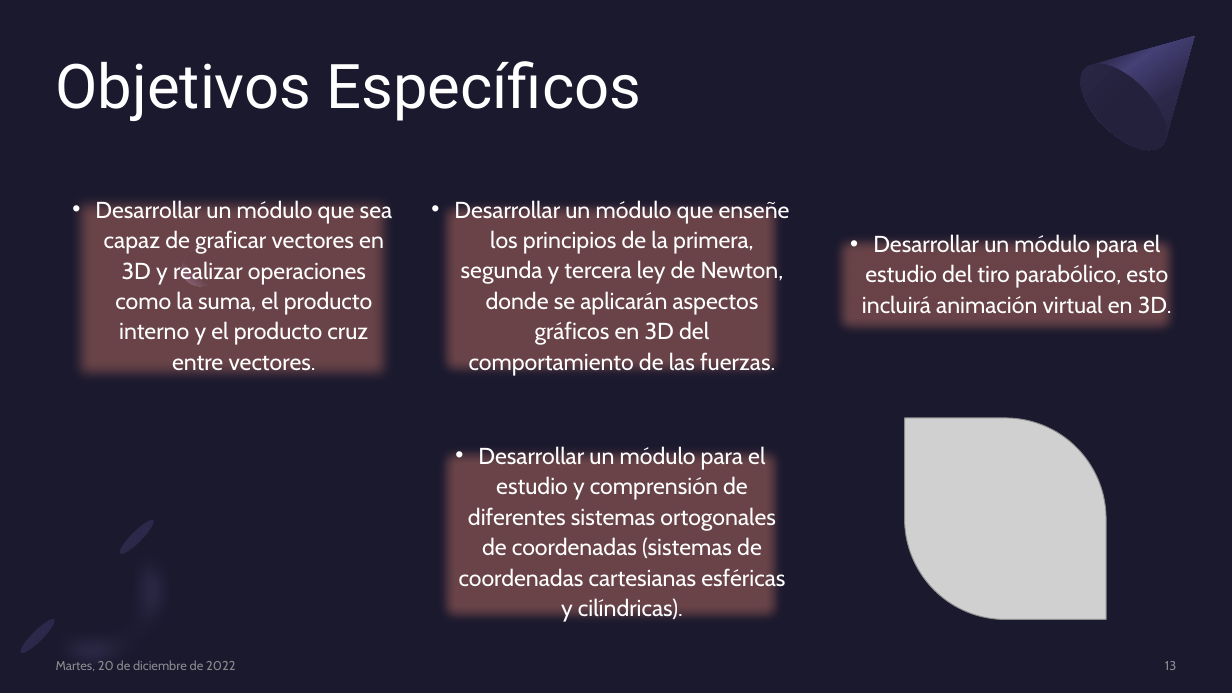
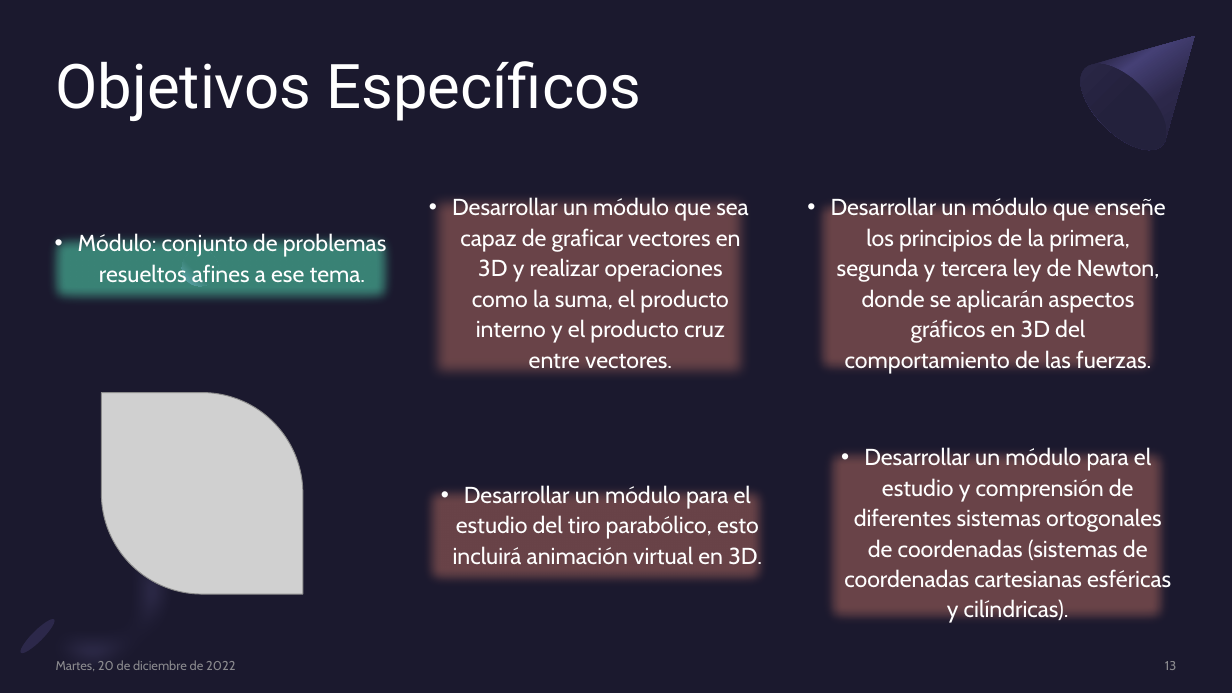
Before and after one commit to genzo-fz/TT_SSIG-3D, a slide deck: slide 13 of SSIG-3D.pptx. Drawn at 1232x693 pixels with LibreOffice and Linux fonts; fonts in the diff are those of the drawing; grey boxes stand for pictures. Boxes give left, top, right and bottom in pixels: in the first picture for what was removed or moved away, otherwise in the second. Text is boxed around its words. In the diff, an @@ line names an element or a change of style, - is before the commit and + after.

```diff
--- a/SSIG-3D.pptx
+++ b/SSIG-3D.pptx
@@ text "Desarrollar un módulo que sea ...": place and size @@
-text "Desarrollar un módulo que sea ..." at box(95, 198, 392, 376)
+text "Desarrollar un módulo que sea ..." at box(452, 196, 748, 374)
@@ text "Desarrollar un módulo que enseñe ...": place and size @@
-text "Desarrollar un módulo que enseñe ..." at box(454, 198, 790, 376)
+text "Desarrollar un módulo que enseñe ..." at box(831, 196, 1166, 374)
@@ text added at box(78, 231, 387, 283), 18 pt, text #FFFFFF @@
+• Módulo: conjunto de problemas resueltos afines a ese tema.
@@ picture: place and size @@
-picture at box(905, 418, 1106, 619)
+picture at box(102, 393, 303, 594)
@@ text "Desarrollar un módulo para el ...": place and size @@
-text "Desarrollar un módulo para el ..." at box(459, 444, 785, 622)
+text "Desarrollar un módulo para el ..." at box(844, 445, 1171, 624)
@@ text "Desarrollar un módulo para el ...": place and size @@
-text "Desarrollar un módulo para el ..." at box(862, 232, 1172, 319)
+text "Desarrollar un módulo para el ..." at box(453, 483, 762, 570)
```
Also in this commit, not shown: 4 other slides changed, 5 slides added, 6 slides removed.
